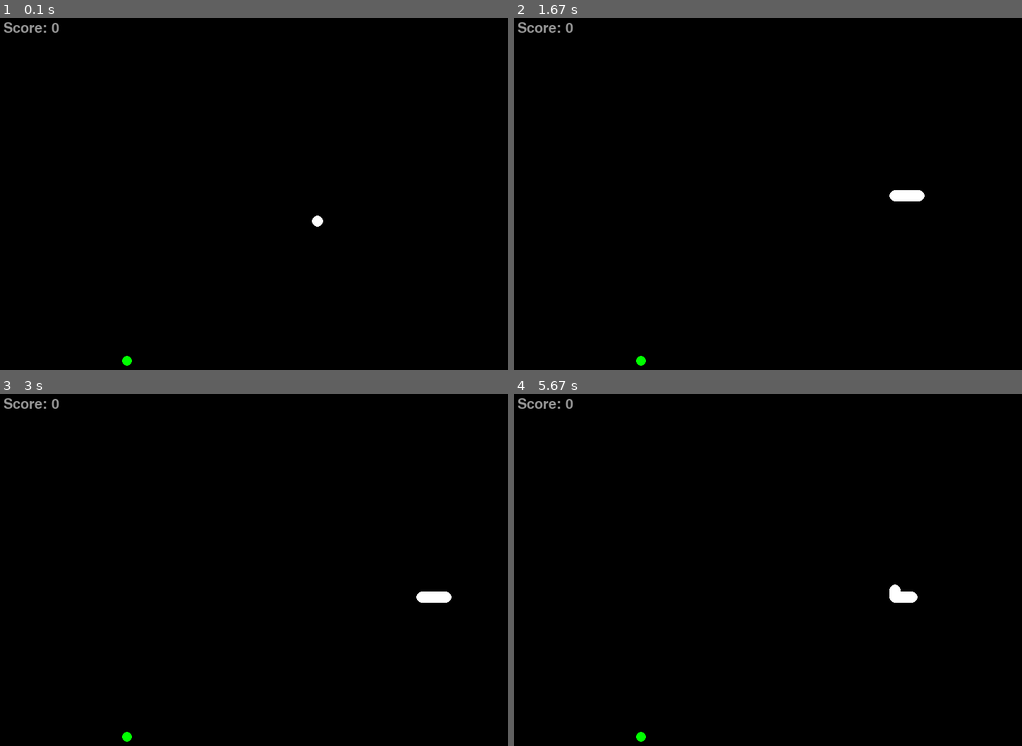
Above: before the commit, frames 1-4 (two rows, left to right).
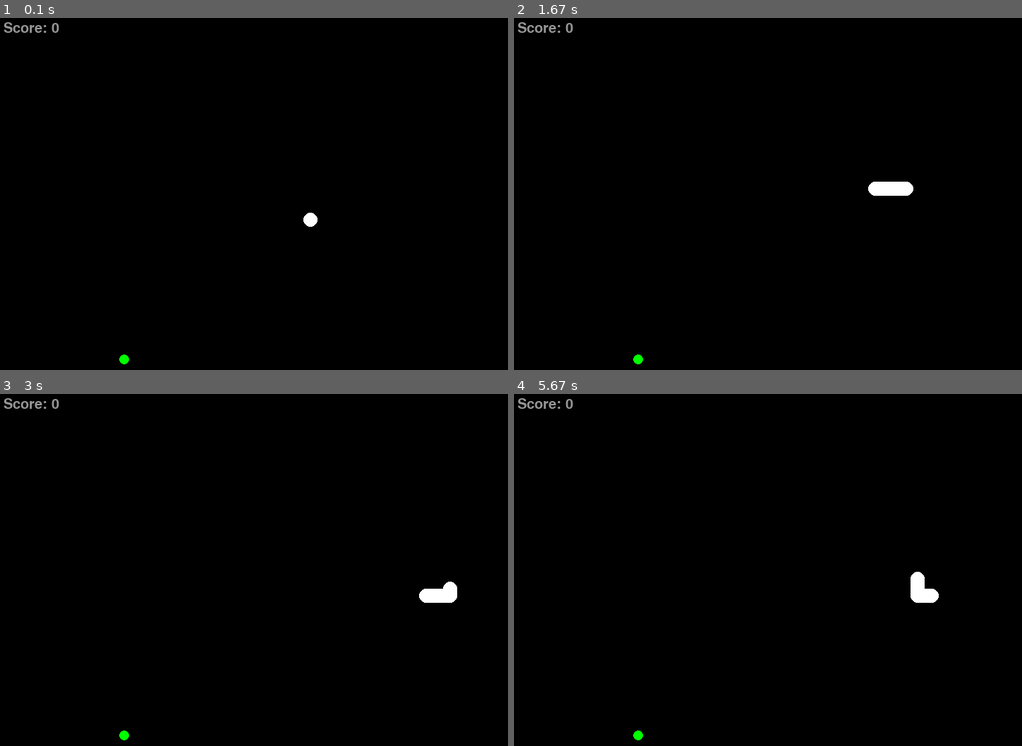
Above: after the commit, the same moments.

Repository: fredrik-andreassen/pygame-snake
Game: pygame game, started from main.py
Two runs of this game, one before a commit and one after it. Both use one fixed random seed, a clock stepped at 60 frames per second and the inputs below.
Inputs:
- Up to frame 1 (0.1 s): no input
- Up to frame 2 (1.67 s): hold Right 0.33-0.8 s; hold Up 0.83-1.13 s; hold Right 1.17-1.63 s
- Up to frame 3 (3 s): hold Down 2.23-2.53 s; hold Left 2.57-2.97 s
- Up to frame 4 (5.67 s): hold Up 3-3.37 s; hold Right 3.4-4.03 s; hold Down 4.07-4.43 s; hold Left 4.47-4.93 s; hold Right 4.97-5.43 s; hold Up from 5.47 s (still down)

The runs differ from the first frame. In frame 1, 0.1% of the frame differs, in the area x 23-64%, y 55-99%; in frame 2, 0.4%; in frame 3, 0.2%; in frame 4, 0.5%, in the area x 23-84%, y 50-99%.

Commit message:
Lagt til jevn slangevekst

Diff:
--- a/Snake.py
+++ b/Snake.py
@@ -25,11 +25,19 @@
         self.current_direction = 'none'
 
         self.pos_log = [(self.pos_x, self.pos_y)]
-        self.len = self.step
+        self.allowed_len = self.step
+        self.current_len = 1
 
 
     def get_pos(self) -> tuple[int, int]:
         return (self.pos_x, self.pos_y)
+
+
+    def get_current_visual_placement(self) -> list[tuple[int, int]]:
+        return self.pos_log[-int(self.current_len):]
+
+    def get_current_placement(self) -> list[tuple[int, int]]:
+        return self.pos_log[-int(self.current_len)-1:]
 
 
     def request_direction(self, direction: str) -> None:
@@ -78,16 +86,22 @@
         elif self.pos_x > self.surface.get_width():
             self.pos_x = 0
 
-        if (self.pos_x, self.pos_y) in self.pos_log[-self.len:]:
+        if self.current_len < self.allowed_len:
+            if self.allowed_len == self.step:
+                self.current_len += self.speed
+            else:
+                self.current_len += 0.05 * self.speed
+
+        if (self.pos_x, self.pos_y) in self.get_current_placement():
             raise CollisionException()
 
         self.pos_log.append((self.pos_x, self.pos_y))
 
 
     def grow(self) -> None:
-        self.len += self.step
+        self.allowed_len += self.step
 
 
     def draw(self) -> None:
-        for x, y in self.pos_log[-self.len:]:
+        for x, y in self.get_current_visual_placement():
             pygame.draw.circle(self.surface, self.color, (x, y), self.radius)
--- a/main.py
+++ b/main.py
@@ -28,7 +28,7 @@
     pygame.display.set_caption('pygame-snake')
     clock = pygame.time.Clock()
 
-    snake = Snake(display, speed=2)
+    snake = Snake(display, speed=2, radius=10)
     available_food = [Food(display, snake)]
 
     score = 0
